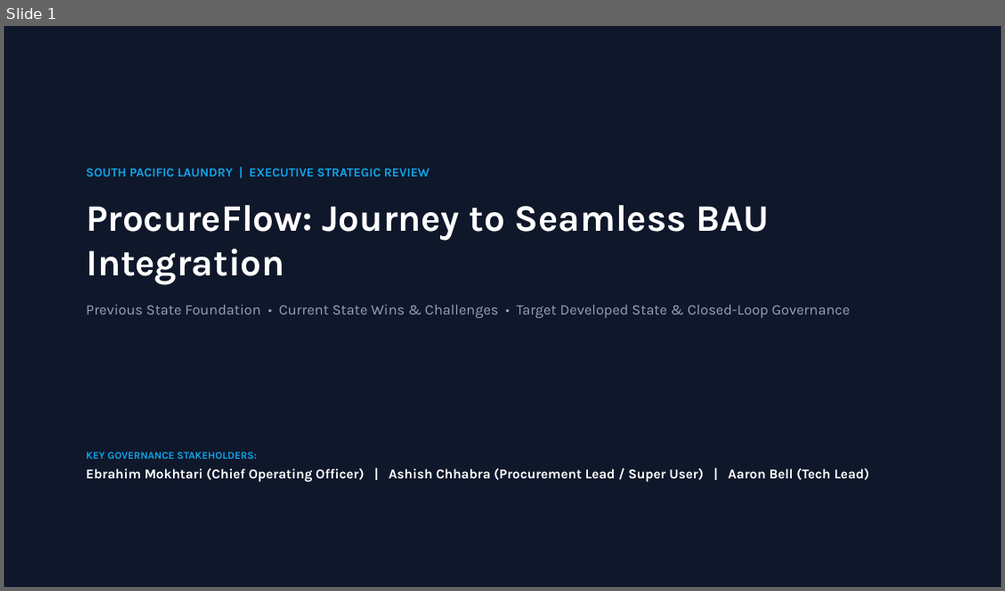
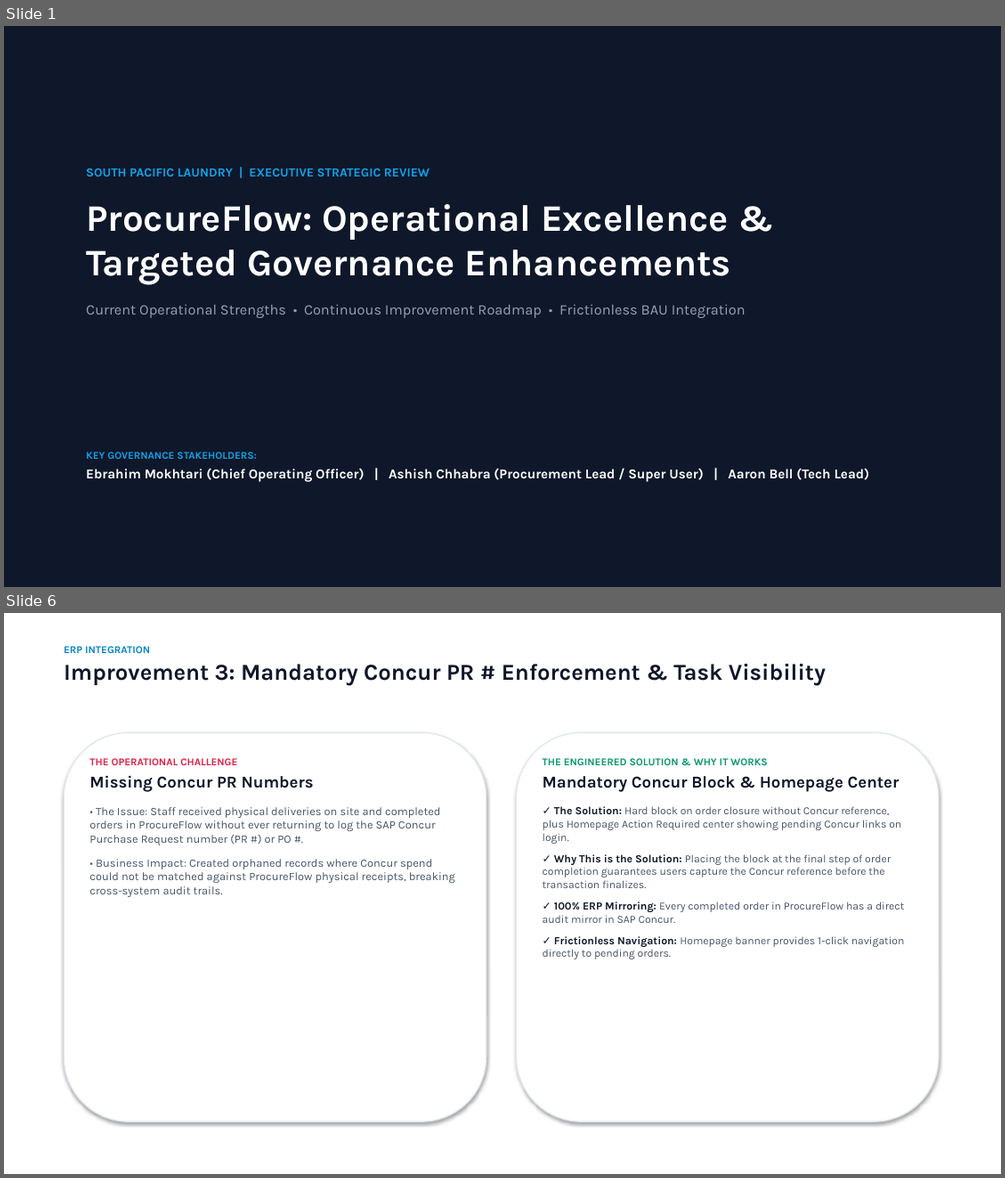
Before and after one commit to SPLGit-Project/ProcureFlow-App, a slide deck: docs/ProcureFlow_Executive_Roadmap.pptx. Shown one above the other, each under a label of ours: slide 1 before the commit, slides 1 and 6 after it; the slides between them are not shown. The pictures are 1005x591 and 1005x1178 pixels, drawn with LibreOffice and Linux fonts; fonts in the diff are those of the drawing. Boxes give left, top, right and bottom in pixels: in the first picture for what was removed or moved away, otherwise in the second. Text is boxed around its words. In the diff, an @@ line names an element or a change of style, - is before the commit and + after.

Commit message:
docs: align presentation deck with operational strengths and remove workshop/checklist slides

```diff
--- a/docs/ProcureFlow_Executive_Roadmap.pptx
+++ b/docs/ProcureFlow_Executive_Roadmap.pptx
@@ slide 6 added at (x1=4, y1=613, x2=1001, y2=1174), background #FFFFFF @@
@@ text added at (x1=64, y1=646, x2=825, y2=685), 22 pt, text #0F172A, bold @@
+ERP INTEGRATION
+Improvement 3: Mandatory Concur PR # Enforcement & Task Visibility
@@ rounded rectangle added at (x1=64, y1=732, x2=486, y2=1121), fill #FFFFFF, outline #E2E8F0 1.2 pt @@
@@ rounded rectangle added at (x1=517, y1=732, x2=938, y2=1121), fill #FFFFFF, outline #E2E8F0 1.2 pt @@
@@ text added at (x1=89, y1=758, x2=455, y2=897), 11 pt, text #475569 @@
+THE OPERATIONAL CHALLENGE
+Missing Concur PR Numbers
+• The Issue: Staff received physical deliveries on site and completed orders in ProcureFlow without ever returning to log the SAP Concur Purchase Request number (PR #) or PO #.
+• Business Impact: Created orphaned records where Concur spend could not be matched against ProcureFlow physical receipts, breaking cross-system audit trails.
@@ text added at (x1=542, y1=758, x2=905, y2=959), 10.5 pt, text #475569 @@
+THE ENGINEERED SOLUTION & WHY IT WORKS
+Mandatory Concur Block & Homepage Center
+✓ The Solution: Hard block on order closure without Concur reference, plus Homepage Action Required center showing pending Concur links on login.
+✓ Why This is the Solution: Placing the block at the final step of order completion guarantees users capture the Concur reference before the transaction finalizes.
+✓ 100% ERP Mirroring: Every completed order in ProcureFlow has a direct audit mirror in SAP Concur.
+✓ Frictionless Navigation: Homepage banner provides 1-click navigation directly to pending orders.
@@ slide 1 changed as well @@
@@ text at (x1=86, y1=204, x2=745, y2=318): text changed @@
-ProcureFlow: Journey to Seamless BAU Integration
-Previous State Foundation • Current State Wins & Challenges • Target Developed State & Closed-Loop Governance
+ProcureFlow: Operational Excellence &
+Targeted Governance Enhancements
+Current Operational Strengths • Continuous Improvement Roadmap • Frictionless BAU Integration
```
Also in this commit, not shown: 4 other slides changed, 4 other slides added, 5 slides removed.
